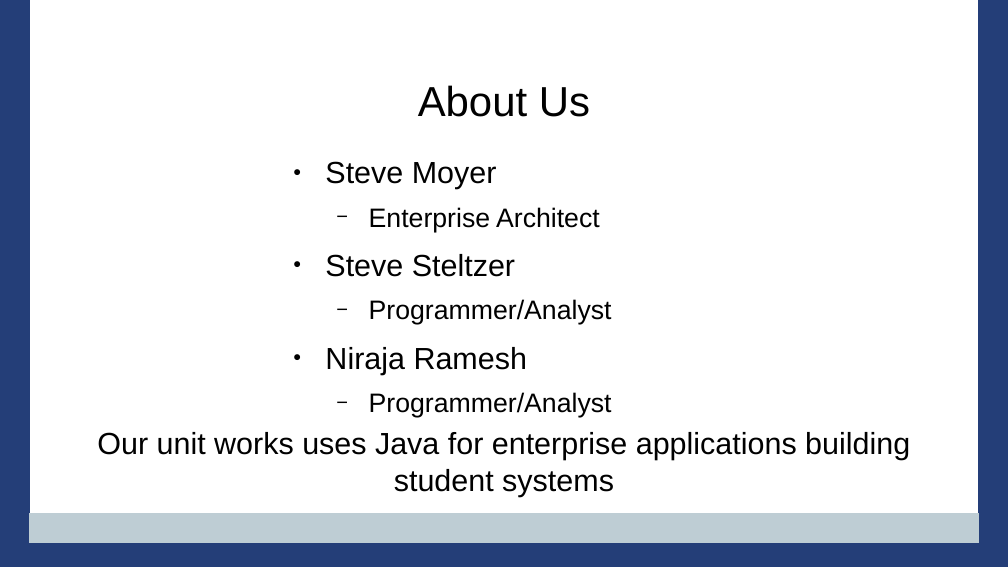
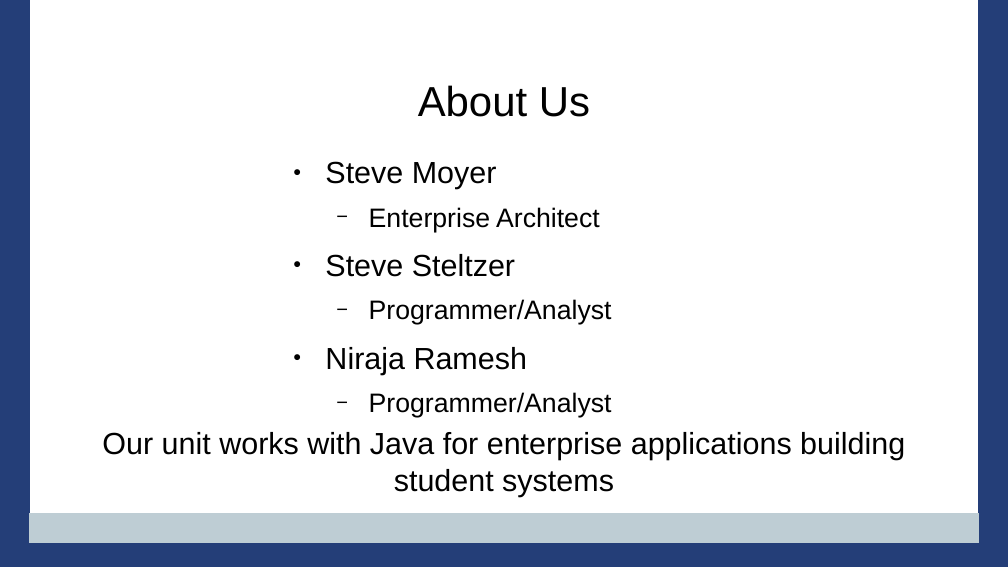
Before and after one commit to PennState/junit5-presentation, a slide deck: slide 2 of src/site/presentation/Junit5_Presentation_JavaOne_2016.odp. Drawn at 1008x567 pixels with LibreOffice and Linux fonts; fonts in the diff are those of the drawing; background and template pictures are left out. Boxes give left, top, right and bottom in pixels: in the first picture for what was removed or moved away, otherwise in the second. Text is boxed around its words. In the diff, an @@ line names an element or a change of style, - is before the commit and + after.

Commit message:
updating slides

```diff
--- a/src/site/presentation/Junit5_Presentation_JavaOne_2016.odp
+++ b/src/site/presentation/Junit5_Presentation_JavaOne_2016.odp
@@ title at [102, 432, 905, 497]: text changed @@
-Our unit works uses Java for enterprise applications building student systems
+Our unit works with Java for enterprise applications building student systems
```
Also in this commit, not shown: 2 other slides changed, 2 slides added, 1 slide removed, 1 other file.
